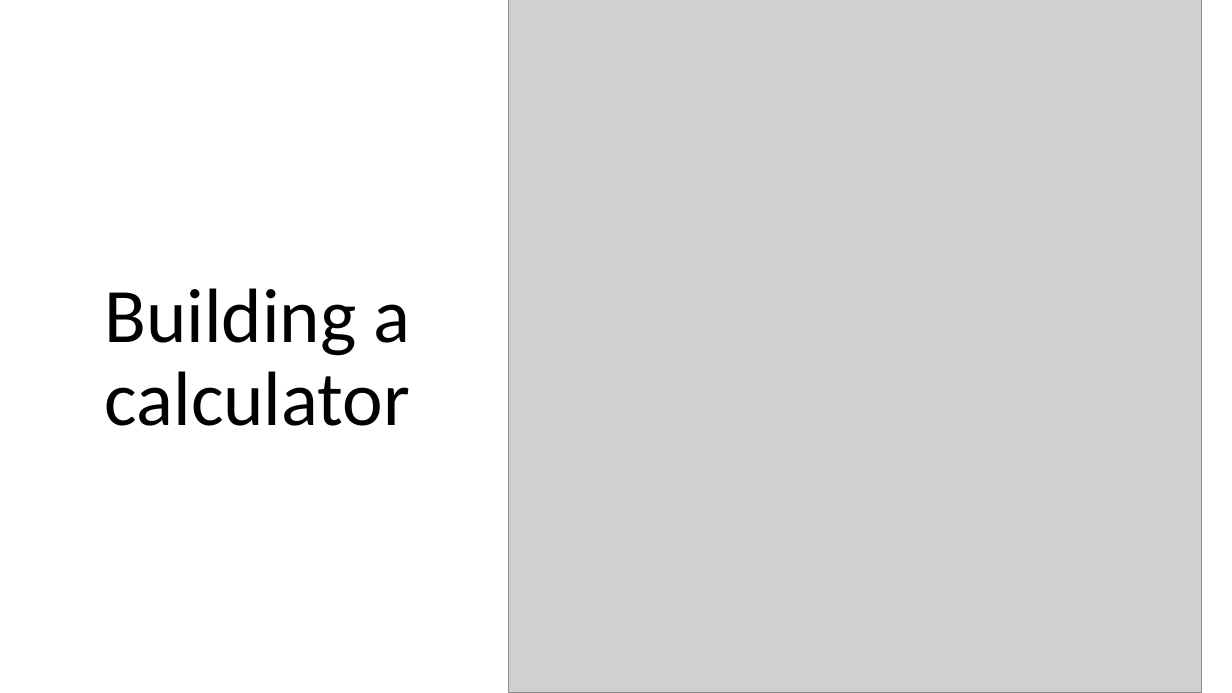
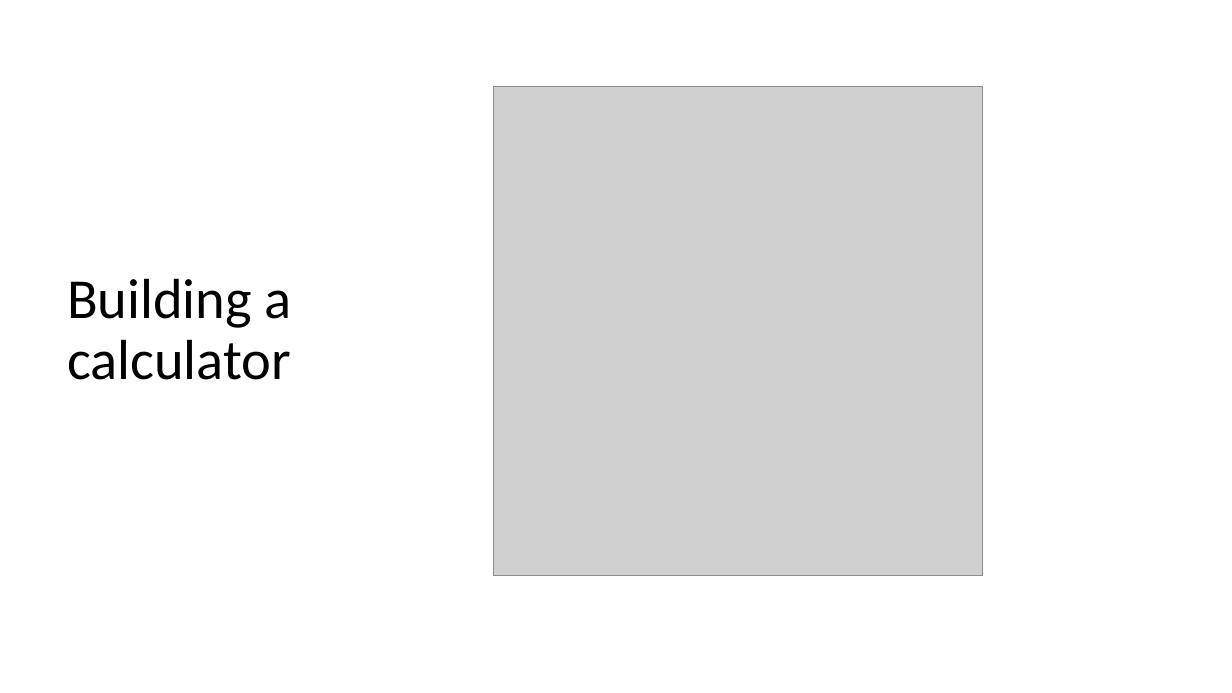
Before and after one commit to JoZonneveld/TCR-python-lessons, a slide deck: slide 1 of Lessons/Lesson 2/Building a calculator.pptx. Drawn at 1232x693 pixels with LibreOffice and Linux fonts; fonts in the diff are those of the drawing; grey boxes stand for pictures; background and template pictures are left out. Boxes give left, top, right and bottom in pixels: in the first picture for what was removed or moved away, otherwise in the second. Text is boxed around its words. In the diff, an @@ line names an element or a change of style, - is before the commit and + after.

```diff
--- a/Lessons/Lesson 2/Building a calculator.pptx
+++ b/Lessons/Lesson 2/Building a calculator.pptx
@@ picture: place and size @@
-picture at [508,0,1202,693]
+picture at [494,87,982,576]
@@ text "Building a calculator" at [67,278,292,380]: size 60 to 44 pt; alignment centre to left; vertical alignment bottom to middle @@
```
Also in this commit, not shown: 1 other slide changed, 11 slides added, 1 slide removed, 2 other files.
